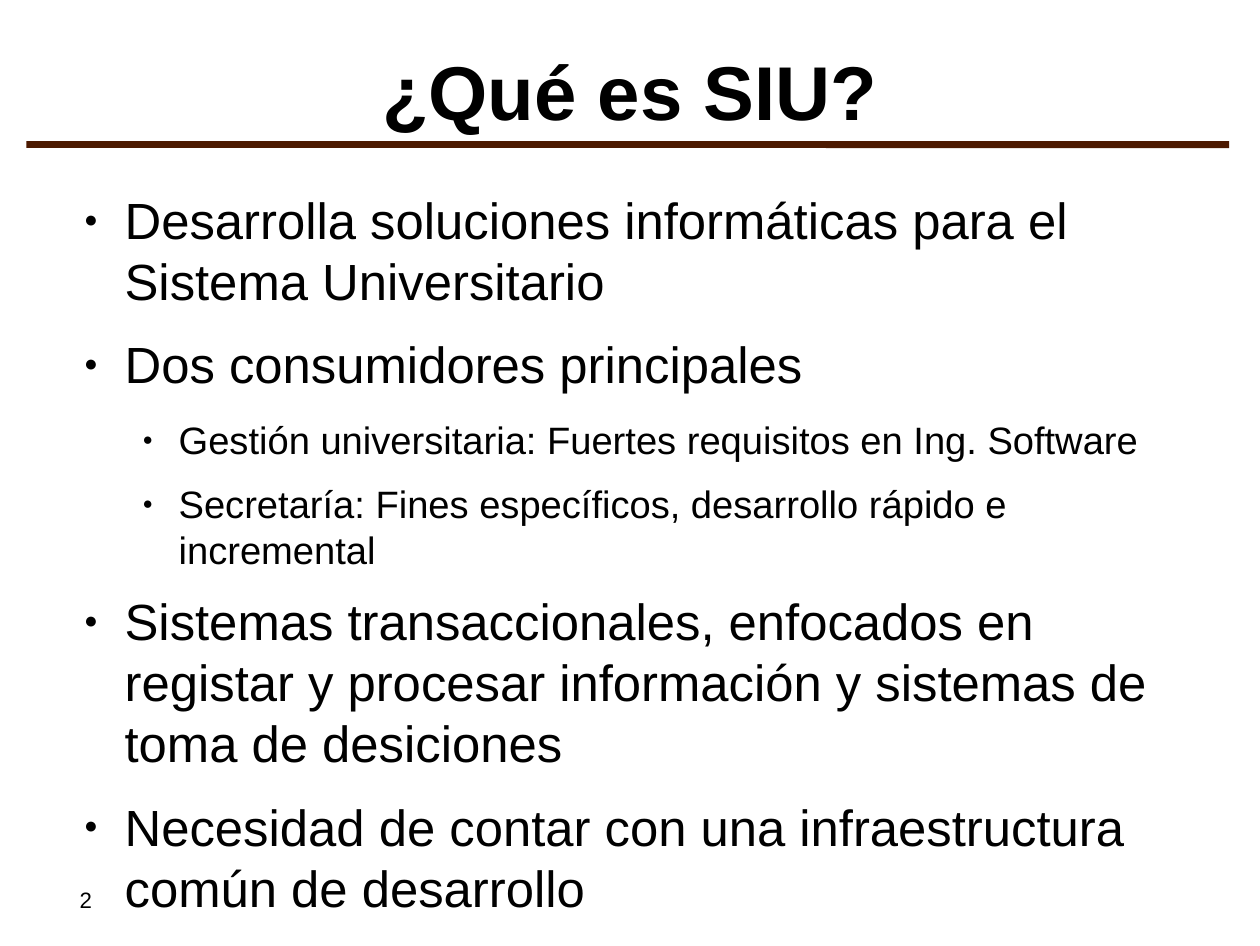
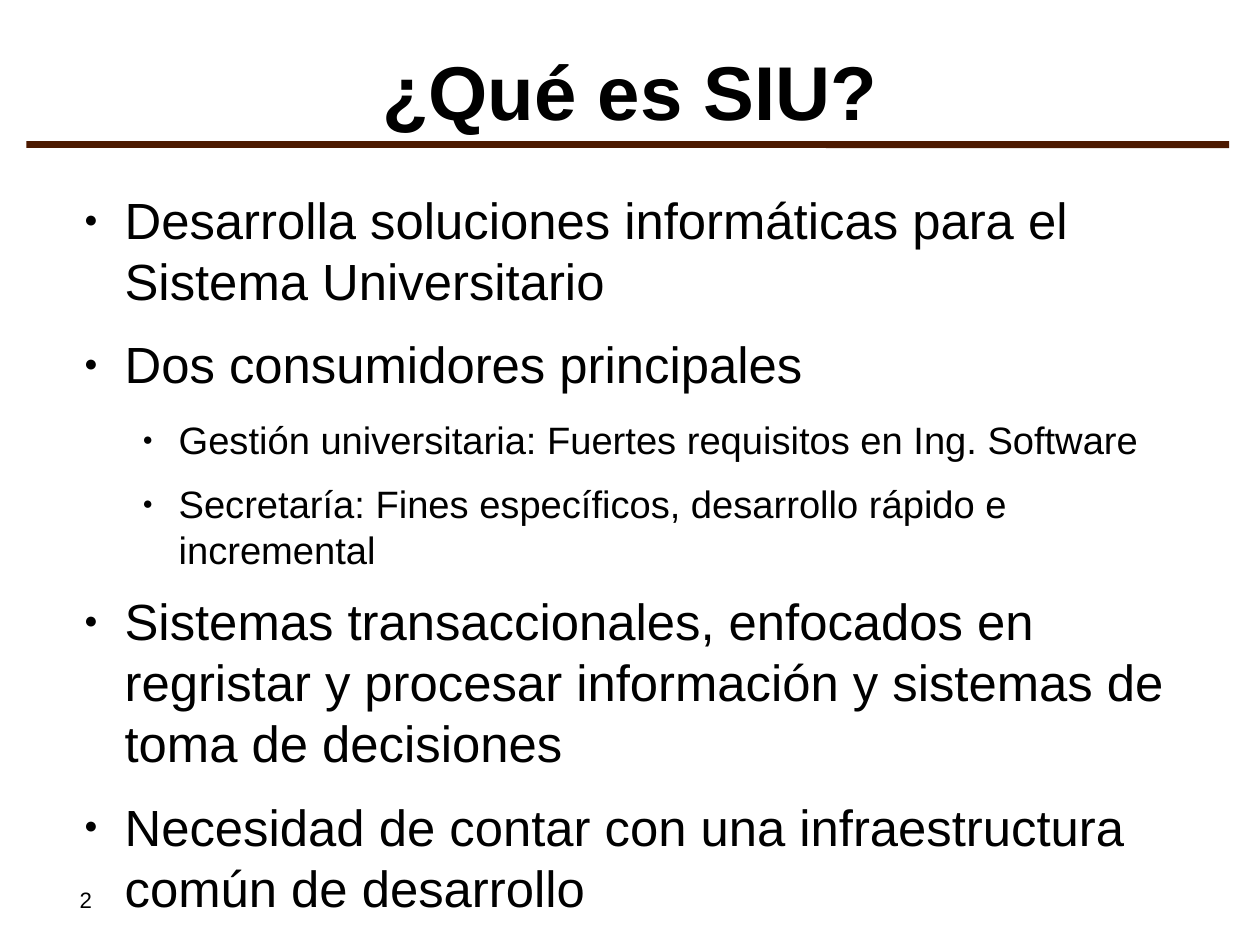
Before and after one commit to SIU-Toba/framework, a slide deck: slide 2 of doc/presentaciones/2007 - JAIIO - SIE - imprimible.odp. Drawn at 1260x946 pixels with LibreOffice and Linux fonts; fonts in the diff are those of the drawing; background and template pictures are left out. Boxes give left, top, right and bottom in pixels: in the first picture for what was removed or moved away, otherwise in the second. Text is boxed around its words. In the diff, an @@ line names an element or a change of style, - is before the commit and + after.

```diff
--- a/doc/presentaciones/2007 - JAIIO - SIE - imprimible.odp
+++ b/doc/presentaciones/2007 - JAIIO - SIE - imprimible.odp
@@ text at box(125, 603, 1164, 763): text changed @@
-● Sistemas transaccionales, enfocados en registar y procesar información y sistemas de toma de desiciones
+● Sistemas transaccionales, enfocados en regristar y procesar información y sistemas de toma de decisiones
```
Also in this commit, not shown: 1 other slide changed, 1 other file.
